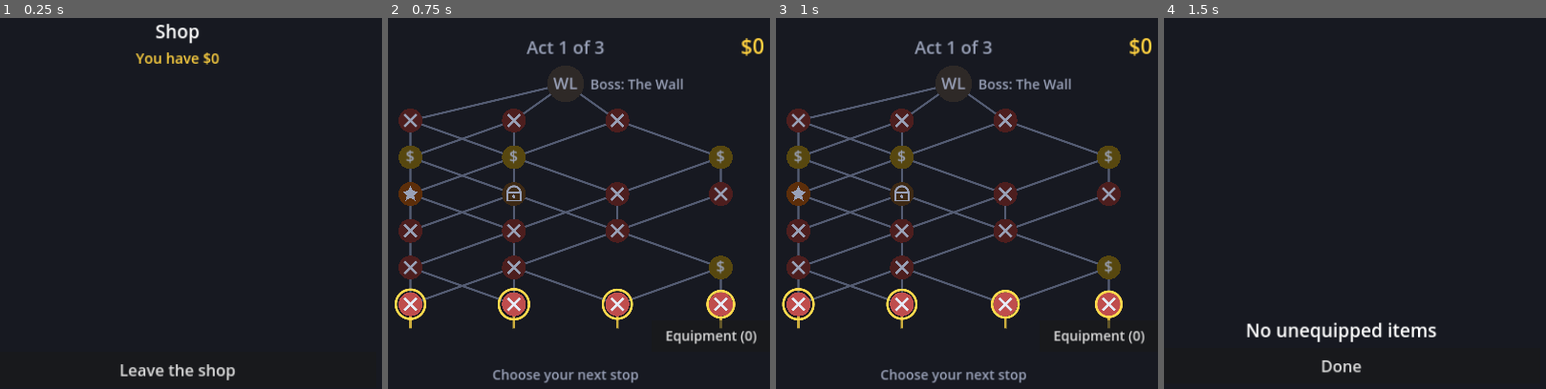
Above: before the commit, frames 1-4 (left to right).
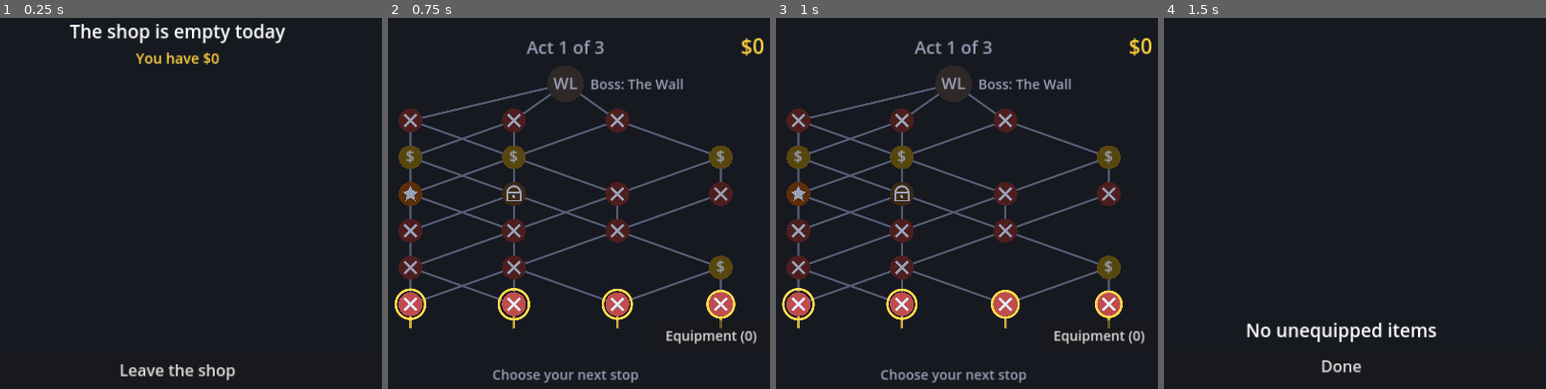
Above: after the commit, the same moments.

Repository: codercroft/Flick-Figures
Game: Godot game, scene res://scenes/shop.tscn
Same seed, same stepped clock (60 frames per second), same inputs: the game is played once before the commit and once after it. This scene is started directly instead of the project's main scene.
Inputs:
- Up to frame 1 (0.25 s): no input
- Up to frame 2 (0.75 s): click "Leave the shop" at 0.5 s
- Up to frame 3 (1 s): no input
- Up to frame 4 (1.5 s): click "Equipment (0)" at 1.25 s

The runs differ from the first frame. In frame 1, 1.3% of the frame differs, in the area x 18-75%, y 1-7%; in frame 2, nothing differs; in frame 3, nothing differs; in frame 4, nothing differs.

Commit message:
Fix the empty shop in exported builds; add a shop fallback, a log, and an export smoke test
RunManager preloaded run_config.tres, which loads the shop item types, which read RunManager.config. In an exported build that cycle made three shop scripts fail to parse (Could not resolve external class member config), so the shop had no offers. The config is now loaded in _ready(). The shop also logs what it builds and falls back to a built-in stock if it is ever empty, and CI runs tools/smoke_test.gd against the exported pack.

Co-Authored-By: Claude Sonnet 5.5 <noreply@anthropic.com>
Claude-Session: https://claude.ai/code/session_01CJYKLDzyQUZGsZgothDQCe

Diff:
--- a/scripts/run_manager.gd
+++ b/scripts/run_manager.gd
@@ -2,7 +2,11 @@
 ## Autoload: holds the state of the current run (deck, which combat, which boss) and builds
 ## each combat's enemy lineup. Scenes read from it and call its functions; it never touches scenes.
 
-var config: RunConfig = preload("res://resources/run_config.tres")
+## The run rules. Loaded in _ready(), NOT preloaded: a preload here makes RunManager's script wait for
+## run_config.tres, which loads the shop/relic/power scripts, which read RunManager.config. In an exported
+## build that cycle fails ("Could not resolve external class member config"), the shop's item types
+## don't load and the shop comes up empty.
+var config: RunConfig
 
 var deck: Array[FigureData] = []
 ## The equipment item on each deck figure (same slots as `deck`; null = none).
@@ -57,6 +61,7 @@
 
 
 func _ready() -> void:
+	config = load("res://resources/run_config.tres")
 	start_new_run()
 
 
@@ -253,7 +258,7 @@
 		MapNode.Type.COMBAT, MapNode.Type.ELITE, MapNode.Type.BOSS:
 			_build_lineup()
 		MapNode.Type.SHOP:
-			shop_offers = config.shop.make_offers(config.registry)
+			shop_offers = ShopConfig.make_offers_for(config.shop, config.registry)
 		MapNode.Type.TREASURE:
 			reward_steps = [{"kind": "treasure"}]
 	return true
--- a/scripts/shop.gd
+++ b/scripts/shop.gd
@@ -25,6 +25,9 @@
 	title.text = message if message != "" else "Shop"
 	money_label.text = "You have $%d" % RunManager.money
 	leave_button.show()
+	if RunManager.shop_offers.is_empty():
+		title.text = "The shop is empty today"
+		push_warning("[shop] shop screen opened with no offers")
 	for offer in RunManager.shop_offers:
 		var reason := offer.blocked_reason()
 		var label := "%s - $%d\n%s" % [offer.title, offer.price, offer.description]
--- a/scripts/shop/shop_config.gd
+++ b/scripts/shop/shop_config.gd
@@ -8,6 +8,63 @@
 
 func make_offers(registry: FigureRegistry) -> Array[ShopOffer]:
 	var offers: Array[ShopOffer] = []
+	print("[shop] building offers from %d item types" % item_types.size())
 	for item_type in item_types:
-		offers.append_array(item_type.create_offers(registry))
+		if item_type == null:
+			push_warning("[shop] an item type failed to load (null); skipping it")
+			continue
+		var made := item_type.create_offers(registry)
+		print("[shop]   %s -> %d offers %s" % [item_type.display_name, made.size(), made.map(func(o): return o.title)])
+		offers.append_array(made)
+	print("[shop] %d offers in total" % offers.size())
 	return offers
+
+
+## What the shop shows: the config's offers, or (if there are none, e.g. the config or its item types
+## failed to load) a simple built-in stock so the shop is never empty. Everything it tries is logged.
+static func make_offers_for(config: ShopConfig, registry: FigureRegistry) -> Array[ShopOffer]:
+	var offers: Array[ShopOffer] = []
+	if config == null:
+		push_warning("[shop] RunConfig.shop is null: using the fallback stock")
+	else:
+		offers = config.make_offers(registry)
+	if offers.is_empty():
+		push_warning("[shop] no offers were generated: using the fallback stock")
+		offers = _fallback_offers(registry)
+		print("[shop] fallback stock: %s" % [offers.map(func(o): return o.title)])
+	return offers
+
+
+## Three drafted figures and the swap service, built in code (no resources needed).
+static func _fallback_offers(registry: FigureRegistry) -> Array[ShopOffer]:
+	var offers: Array[ShopOffer] = []
+	var figures: Array[FigureData] = []
+	if registry != null:
+		figures = RunManager.draft_figures(3)
+	for figure in figures:
+		var offer := ShopOffer.new()
+		offer.title = figure.display_name
+		offer.description = figure.description
+		offer.price = 3 + figure.rarity * 2
+		offer.figure = figure
+		offer.needs_slot = true
+		offer.slot_prompt = "Replace which figure with %s?" % figure.display_name
+		offer.on_buy = func(slot: int) -> String:
+			RunManager.replace_figure(slot, figure)
+			return "Bought %s!" % figure.display_name
+		offers.append(offer)
+	var swap := ShopOffer.new()
+	swap.title = "Swap a figure"
+	swap.description = "Trade one of your figures for a random new one."
+	swap.price = 3
+	swap.needs_slot = true
+	swap.slot_prompt = "Swap which figure?"
+	swap.on_buy = func(slot: int) -> String:
+		var old: FigureData = RunManager.deck[slot]
+		var choices := registry.random_draftable(1, [old] as Array[FigureData]) if registry != null else []
+		if choices.is_empty():
+			return "Nothing to swap in."
+		RunManager.replace_figure(slot, choices[0])
+		return "Swapped %s for %s!" % [old.display_name, choices[0].display_name]
+	offers.append(swap)
+	return offers
--- /dev/null
+++ b/tools/smoke_test.gd
@@ -0,0 +1,75 @@
+extends SceneTree
+## Export smoke test. Run against an EXPORTED pack (not the editor) to catch things that only break in
+## builds, like a script failing to load and silently leaving an empty list:
+##   godot --headless --export-pack "Web" build/smoke.pck
+##   godot --headless --main-pack build/smoke.pck -s tools/smoke_test.gd
+## Exits with code 1 and prints what failed.
+
+var _failures: Array[String] = []
+
+
+func _initialize() -> void:
+	_run()
+
+
+func _check(ok: bool, what: String) -> void:
+	if not ok:
+		_failures.append(what)
+		printerr("[smoke] FAIL: " + what)
+
+
+## A pool that failed to load shows up as a short list or one holding nulls.
+func _pool(name: String, list: Array, min_size: int) -> void:
+	_check(list.size() >= min_size, "%s has %d entries (expected at least %d)" % [name, list.size(), min_size])
+	_check(not list.has(null), "%s contains a null (a resource or script failed to load)" % name)
+
+
+func _run() -> void:
+	await create_timer(0.5).timeout
+	var run = root.get_node_or_null("RunManager")
+	_check(run != null, "RunManager autoload is missing")
+	if run == null or run.config == null:
+		_check(false, "RunManager.config did not load")
+		_finish()
+		return
+	var config = run.config
+	_pool("registry.draftable", config.registry.draftable, 10)
+	_pool("registry.bosses", config.registry.bosses, 3)
+	_pool("arenas", config.arenas, 5)
+	_pool("powers", config.power_pool, 10)
+	_pool("equipment", config.equipment_pool, 10)
+	_pool("finishes", config.finish_pool, 5)
+	_pool("upgrades", config.upgrade_pool, 5)
+	_pool("relics", config.relic_pool, 10)
+	_pool("elite encounters", config.elite_encounters, 5)
+	_check(config.shop != null, "shop config did not load")
+	if config.shop != null:
+		_pool("shop item types", config.shop.item_types, 6)
+	# Every scene loads and instantiates.
+	for scene_name in ["map", "main", "shop", "reward", "equip", "upgrade"]:
+		var packed = load("res://scenes/%s.tscn" % scene_name)
+		_check(packed != null, "scene %s did not load" % scene_name)
+		if packed != null:
+			var instance = packed.instantiate()
+			_check(instance != null, "scene %s did not instantiate" % scene_name)
+			if instance != null:
+				instance.free()
+	# A shop node builds a real stock (not the fallback).
+	run.map.nodes[0].type = MapNode.Type.SHOP
+	run.enter_node(0)
+	var offers = run.shop_offers
+	_check(offers.size() >= 6, "the shop made only %d offers" % offers.size())
+	var titles: Array = offers.map(func(o): return o.title)
+	_check(titles.any(func(t): return t.begins_with("Relic")), "the shop offers no relic")
+	_check(titles.any(func(t): return t.begins_with("Power")) or titles.any(func(t): return t.begins_with("Equipment")), "the shop offers no power or equipment")
+	print("[smoke] shop offers: ", titles)
+	_finish()
+
+
+func _finish() -> void:
+	if _failures.is_empty():
+		print("[smoke] all checks passed")
+		quit(0)
+	else:
+		printerr("[smoke] %d checks failed" % _failures.size())
+		quit(1)
Not shown, changed: .github/workflows/build.yml
